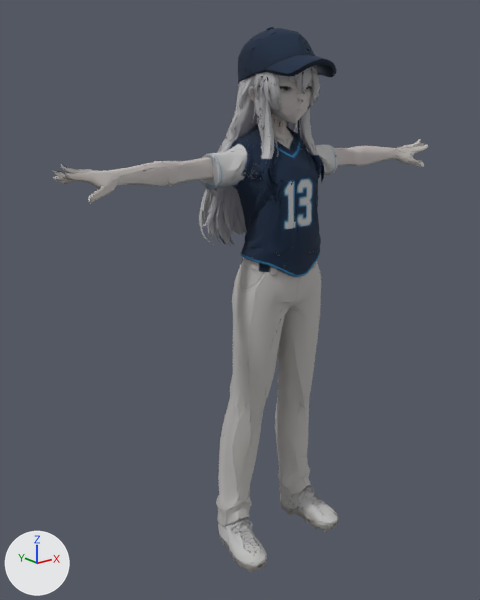
One commit to the glTF model public/models/diamond-shine/reina.glb: the scene before it, then after it.
Camera for both pictures: a 50 mm camera at (-1.484, -1.649, 1.638) aimed at (-0.08, 0.106, 0.936). Lighting does not change. The marker at lower left points along +X, +Y and +Z. The older version comes first. Where no turn or scale is listed for an object, it has been applied to the vertices. Vertices at exactly the same position are counted once.

Script lines for the objects in view, before the commit:
```python
me_node_0 = bpy.data.meshes.new('node_0')
me_node_0.from_pydata(...)  # 32558 vertices, 30000 faces; spans x -0.77..0.78, y -0.18..0.25, z 0.0..1.83
me_node_0.materials.append(mat_mat_skin_hero)  # picture img_hero_base_color
ob_mesh_reina = bpy.data.objects.new('mesh_reina', me_node_0)
ob_mesh_reina.location = (0.0, 0.0, -0.002)
```
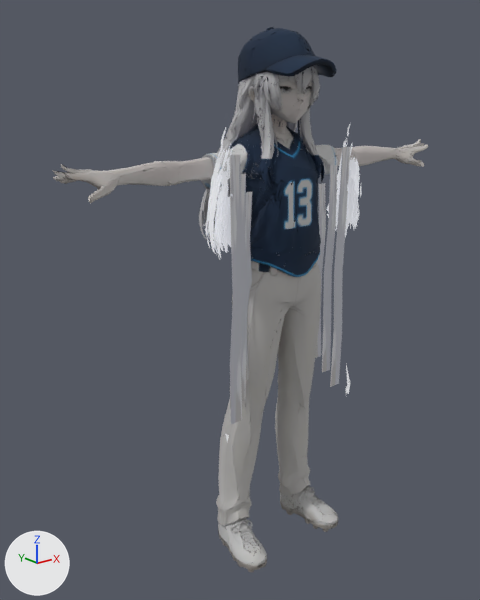
Edits to the bpy script that builds the scene:
```text
Add mat_mat_hair_lock:
    mat_mat_hair_lock = principled_material('mat_hair_lock')
    mat_mat_hair_lock.texture = img_hero_base_color
    mat_mat_hair_lock.roughness = 0.7
    mat_mat_hair_lock.emission_color = (0.0992, 0.102, 0.109)  # dark grey #595a5d
    mat_mat_hair_lock.emission_strength = 1.0
Add mat_mat_hair_curtain:
    mat_mat_hair_curtain = principled_material('mat_hair_curtain')
    mat_mat_hair_curtain.texture = img_hero_base_color
    mat_mat_hair_curtain.roughness = 0.6
    mat_mat_hair_curtain.emission_color = (0.396, 0.407, 0.429)  # grey #a9abaf
    mat_mat_hair_curtain.emission_strength = 1.0
Change me_node_0:
    used by ob_mesh_reina; location = (0.0, 0.0, -0.002)
    remove me_node_0.from_pydata(...)  # 32558 vertices, 30000 faces; spans x -0.77..0.78, y -0.18..0.25, z 0.0..1.83
    add me_node_0.from_pydata(...)  # 32618 vertices, 30048 faces; spans x -0.77..0.78, y -0.18..0.25, z 0.0..1.83
    me_node_0 part 1
    1 vertex is removed from x -0.09, y -0.08, z 1.33
    8 faces are deleted
    1 vertex moves within x -0.09, y -0.08, z 1.32
    39 vertices are added at x -0.26..0.26, y -0.08..-0.04, z 0.58..1.46
    22 new vertices lie (0.04, 0.0, 0.0) away from vertices in x -0.26..0.22, y -0.07..-0.04, z 0.7..1.46
    8 new faces join them, mat_mat_skin_hero (picture img_hero_base_color)
    48 new faces join them, mat_mat_hair_lock (picture img_hero_base_color)
    add me_node_0.materials.append(mat_mat_hair_lock)  # picture img_hero_base_color
Add me_node_0_003:
    me_node_0_003.from_pydata(...)  # 784 vertices, 533 faces; spans x 0.22..0.32, y -0.104..0.022, z 0.522..1.542
    me_node_0_003.materials.append(mat_mat_hair_curtain)  # picture img_hero_base_color, glowing grey #a9abaf
Add me_node_0_002:
    me_node_0_002.from_pydata(...)  # 791 vertices, 526 faces; spans x -0.318..-0.224, y -0.086..0.037, z 0.522..1.542
    me_node_0_002.materials.append(mat_mat_hair_curtain)  # picture img_hero_base_color, glowing grey #a9abaf
Add ob_kit_curtain_r:
    ob_kit_curtain_r = bpy.data.objects.new('kit_curtain_R', me_node_0_003)
    ob_kit_curtain_r.location = (0.0, 0.0, -0.002)
Add ob_kit_curtain_l:
    ob_kit_curtain_l = bpy.data.objects.new('kit_curtain_L', me_node_0_002)
    ob_kit_curtain_l.location = (0.0, 0.0, -0.002)
```

Boxes (x1, y1, x2, y2) around the edits, measured in the pictures (480 x 600 px):
'kit_curtain_L', added: after (205, 127, 233, 442)
'kit_curtain_R', added: after (326, 122, 362, 394)
part 1 of me_node_0, built on: before (272, 195, 275, 202); after (230, 147, 350, 424)
